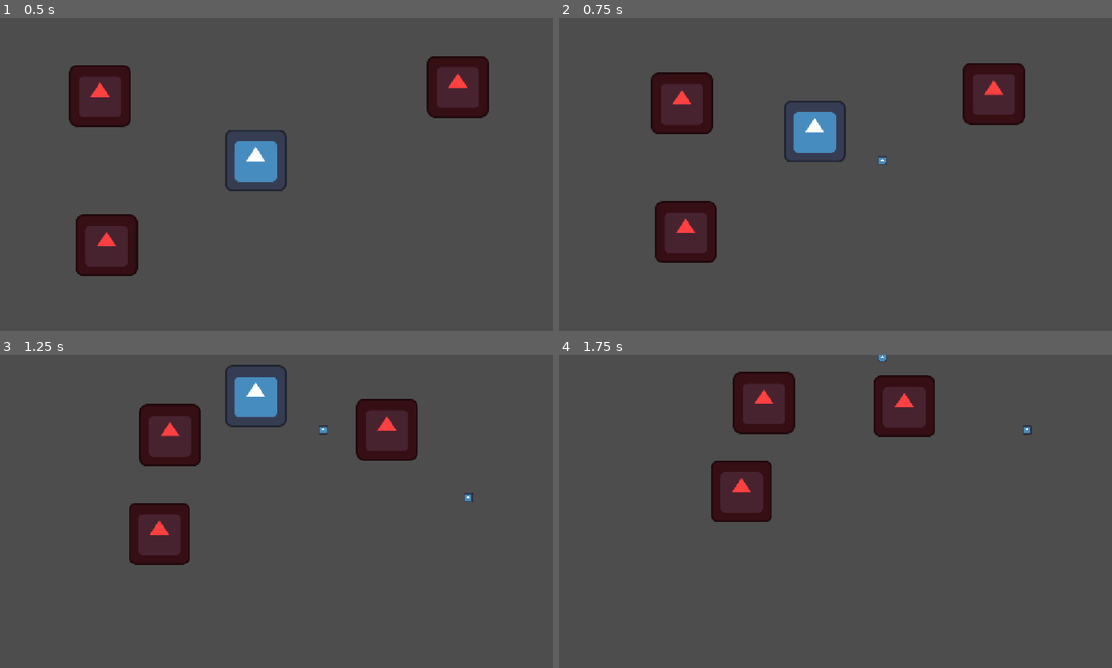
Above: before the commit, frames 1-4 (two rows, left to right).
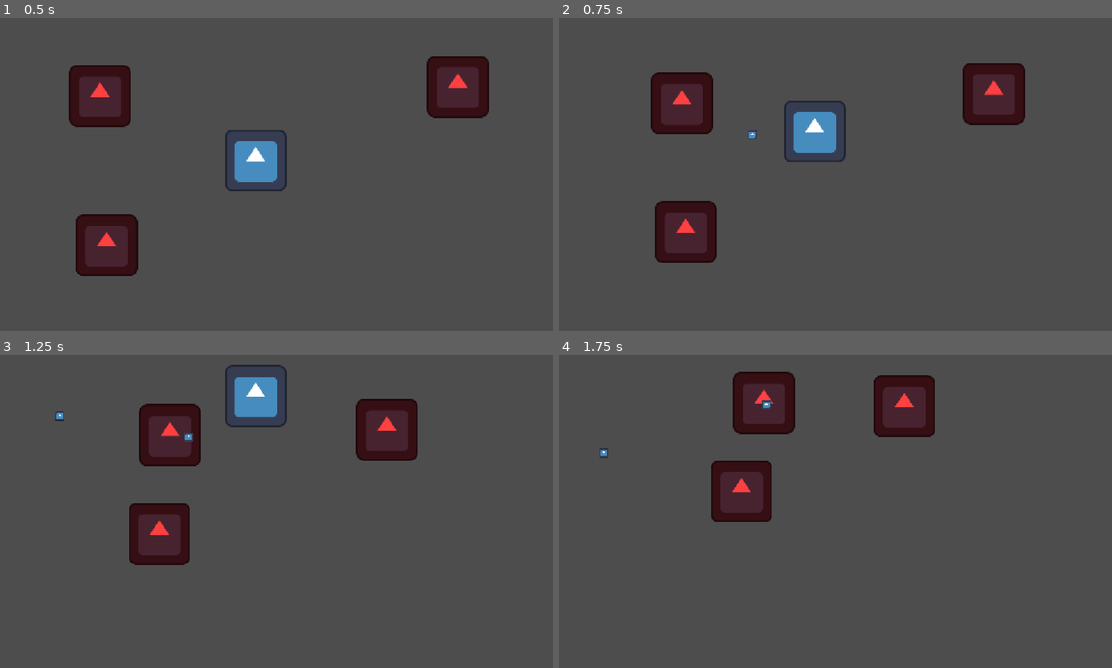
Above: after the commit, the same moments.

Repository: NxtCreator/little-archery
Game: Godot game, scene res://scenes/main.tscn
Two runs of this game, one before a commit and one after it. Both use one fixed random seed, a clock stepped at 60 frames per second and the inputs below. The engine's default icon, where the game draws it, is replaced by a stand-in: a white triangle on a blue panel in a dark square.
Inputs (mouse positions are in pixels of both pictures, inside the frame that each line leads up to):
- Up to frame 1 (0.5 s): no input
- Up to frame 2 (0.75 s): tap Enter at 0.5 s; move the mouse to (807, 237) at 0.52 s; hold W (move_up) from 0.53 s (still down); tap Alt at 0.6 s; click (807, 237) at 0.67 s
- Up to frame 3 (1.25 s): keep holding W (move_up)
- Up to frame 4 (1.75 s): keep holding W (move_up); move the mouse to (1001, 558) at 1.27 s; tap Shift at 1.35 s

Frame 1 is identical in both runs. In frame 2, less than 0.1% of the frame differs, in the area x 34-60%, y 35-47%; in frame 3, 0.1%, in the area x 9-86%, y 18-47%; in frame 4, 0.1%.

Commit message:
Aim auto-fired arrows at nearest enemy and skip firing when none exist

Diff:
--- a/scenes/player.gd
+++ b/scenes/player.gd
@@ -26,10 +26,18 @@
 	var arrow = preload("res://scenes/arrow.tscn").instantiate()
 	var parent = get_parent()
 	var enemies = get_tree().get_nodes_in_group("enemy")
+	var closest_enemy = null
+	var closest_distance = INF
 
 	for enemy in enemies:
 		var distance = global_position.distance_to(enemy.global_position)
-		print(distance)
+		if distance < closest_distance:
+			closest_distance = distance
+			closest_enemy = enemy
 
+	if closest_enemy == null:
+		return
+
+	arrow.direction = global_position.direction_to(closest_enemy.global_position)
+	parent.add_child(arrow)
 	arrow.global_position = global_position
-	parent.add_child(arrow)
